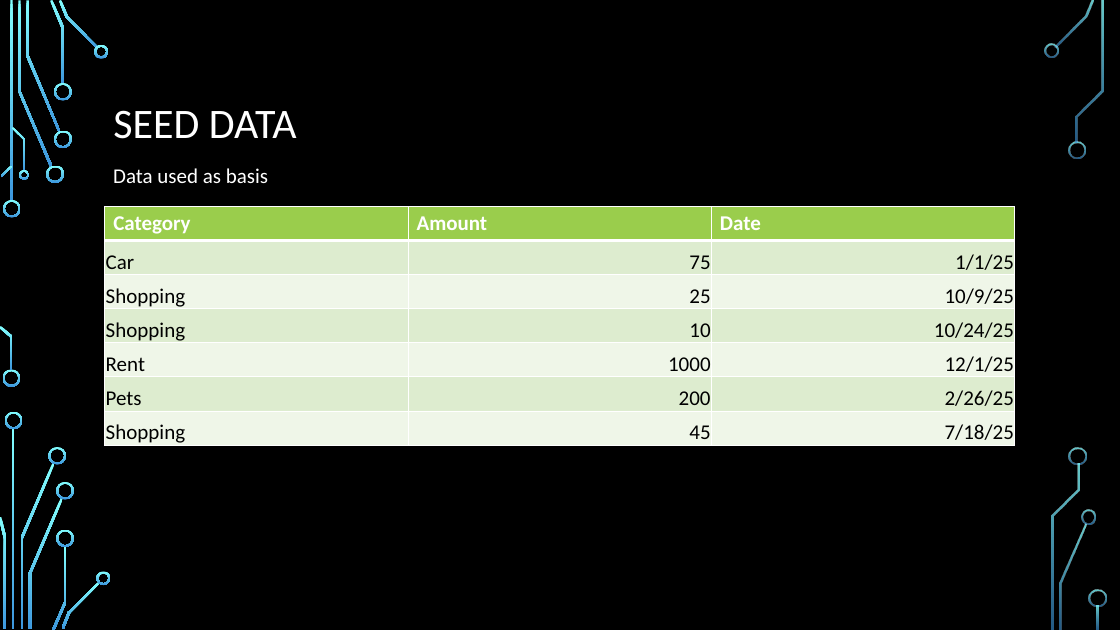
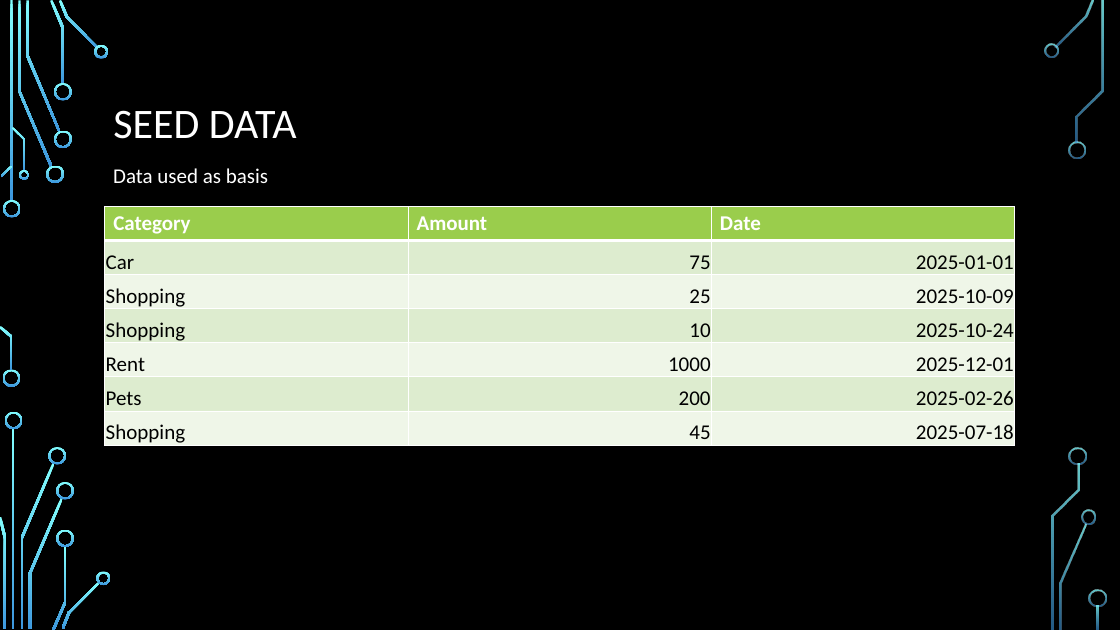
Before and after one commit to teal4lk/Simple-Expense-tracker, a slide deck: slide 4 of Simple Express Tracker Overview.pptx. Drawn at 1120x630 pixels with LibreOffice and Linux fonts; fonts in the diff are those of the drawing; background and template pictures are left out. Boxes give left, top, right and bottom in pixels: in the first picture for what was removed or moved away, otherwise in the second. Text is boxed around its words. In the diff, an @@ line names an element or a change of style, - is before the commit and + after.

```diff
--- a/Simple Express Tracker Overview.pptx
+++ b/Simple Express Tracker Overview.pptx
@@ table at (x1=105, y1=207, x2=1015, y2=447) @@
-row 2, column 3: 1/1/25
+row 2, column 3: 2025-01-01
-row 3, column 3: 10/9/25
+row 3, column 3: 2025-10-09
-row 4, column 3: 10/24/25
+row 4, column 3: 2025-10-24
-row 5, column 3: 12/1/25
+row 5, column 3: 2025-12-01
-row 6, column 3: 2/26/25
+row 6, column 3: 2025-02-26
-row 7, column 3: 7/18/25
+row 7, column 3: 2025-07-18
```
Also in this commit, not shown: 1 other slide changed, 1 other file.
